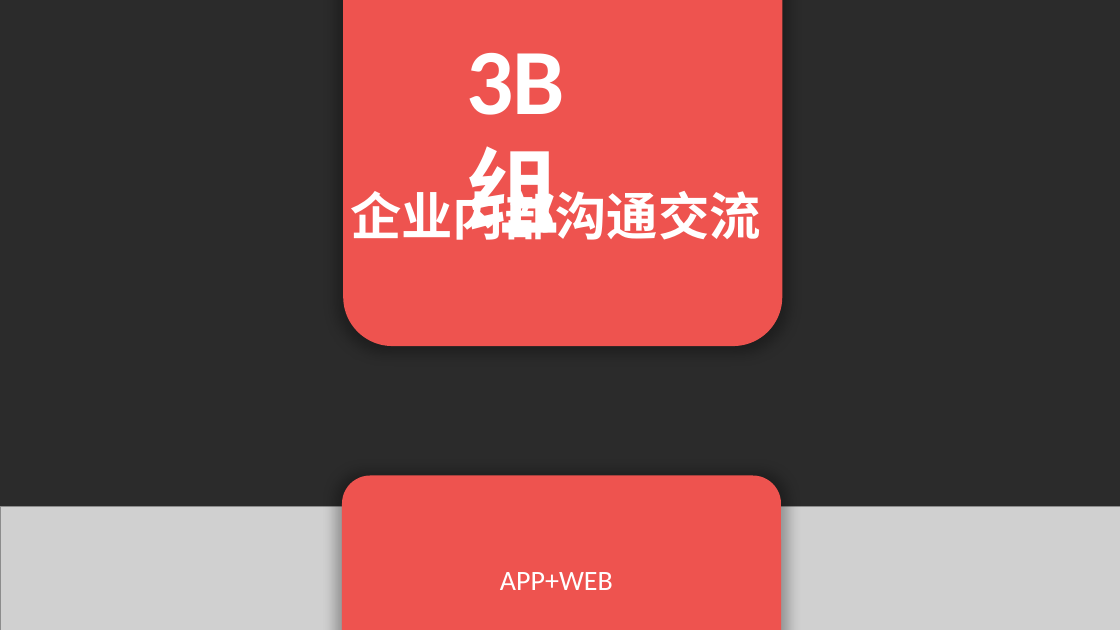
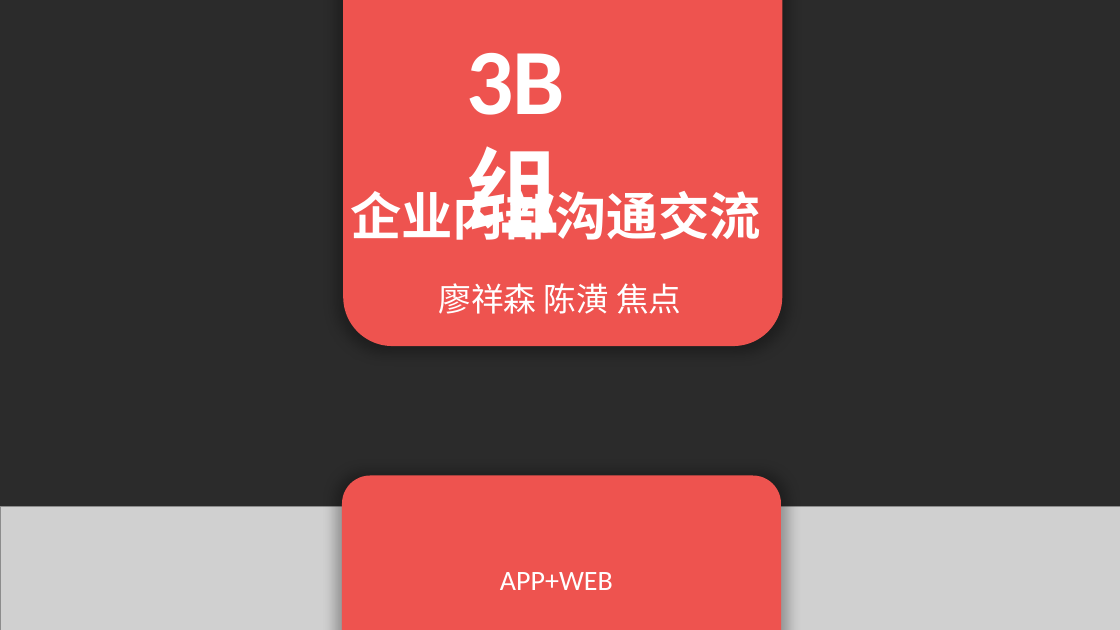
Before and after one commit to EnInternalChat/se2017, a slide deck: slide 1 of doc/3B报告.pptx. Drawn at 1120x630 pixels with LibreOffice and Linux fonts; fonts in the diff are those of the drawing; grey boxes stand for pictures; background and template pictures are left out; a plain dark background stands for a picture behind light text. Boxes give left, top, right and bottom in pixels: in the first picture for what was removed or moved away, otherwise in the second. Text is boxed around its words. In the diff, an @@ line names an element or a change of style, - is before the commit and + after.

```diff
--- a/doc/3B报告.pptx
+++ b/doc/3B报告.pptx
@@ text added at [438, 283, 681, 314], 28 pt, text #FFFFFF @@
+廖祥森 陈潢 焦点
```
Also in this commit, not shown: 14 other files.
